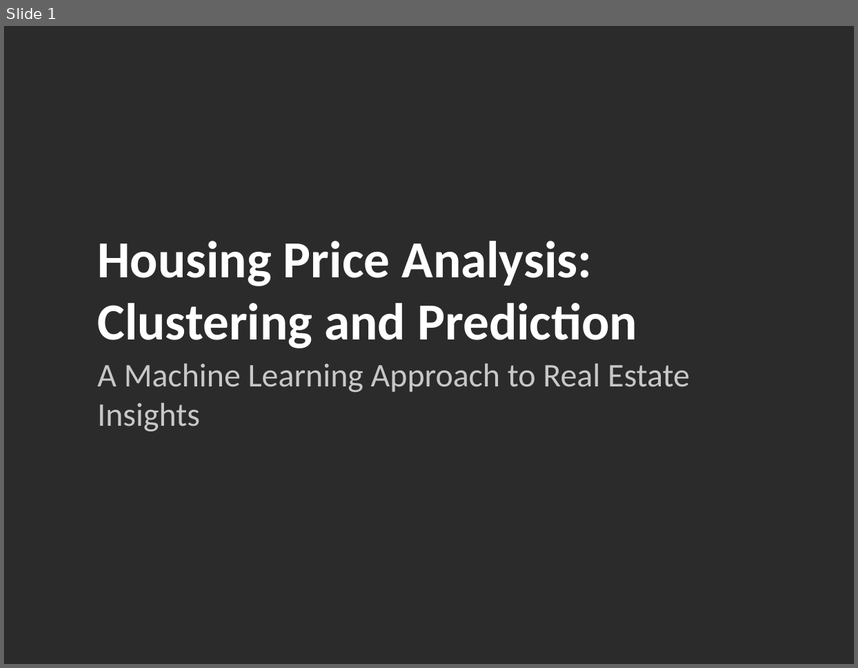
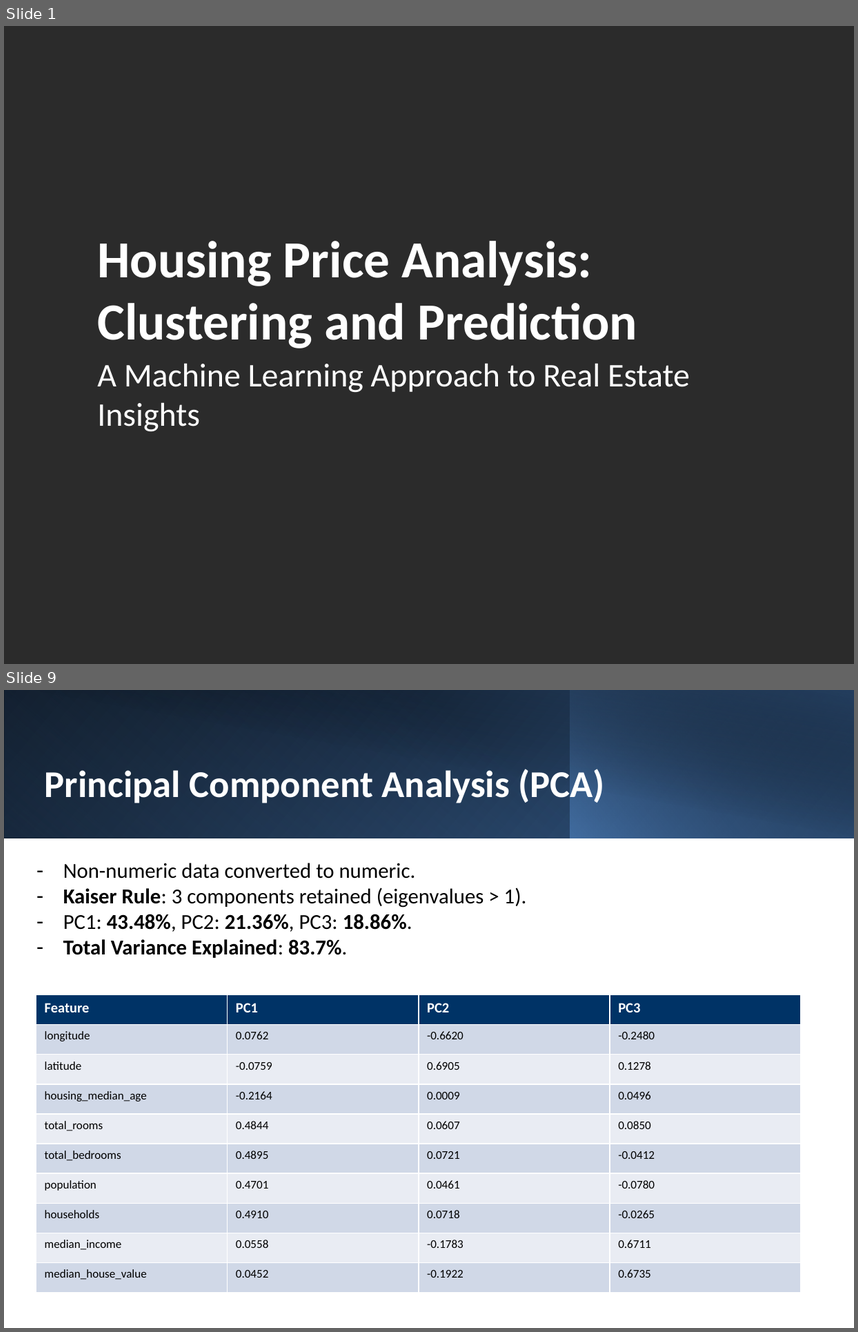
Before and after one commit to Niccolo901/Artificial_intelligence_repo, a slide deck: Housing_Price_Analysis_Presentation.pptx. Shown one above the other, each under a label of ours: slide 1 before the commit, slides 1 and 9 after it; the slides between them are not shown. The pictures are 858x668 and 858x1332 pixels, drawn with LibreOffice and Linux fonts; fonts in the diff are those of the drawing; background and template pictures are left out; a plain dark background stands for a picture behind light text. Boxes give left, top, right and bottom in pixels: in the first picture for what was removed or moved away, otherwise in the second. Text is boxed around its words. In the diff, an @@ line names an element or a change of style, - is before the commit and + after.

```diff
--- a/Housing_Price_Analysis_Presentation.pptx
+++ b/Housing_Price_Analysis_Presentation.pptx
@@ slide 9 added at box(4, 690, 854, 1328), background #FFFFFF @@
@@ rectangle added at box(4, 690, 854, 838), fill gradient #000000 to #376092 @@
@@ rectangle added at box(4, 690, 570, 838), fill gradient #4F81BD to #254061 @@
@@ rectangle added at box(36, 690, 854, 839), fill gradient #000000 to #254061 @@
@@ rectangle added at box(570, 690, 854, 838), fill gradient #4F81BD to #000000 @@
@@ text added at box(45, 765, 605, 803), 32 pt, text #FFFFFF, bold @@
+Principal Component Analysis (PCA)
@@ text added at box(63, 862, 527, 958), 18 pt, text #000000 @@
+– Non-numeric data converted to numeric.
+– Kaiser Rule: 3 components retained (eigenvalues > 1).
+– PC1: 43.48%, PC2: 21.36%, PC3: 18.86%.
+– Total Variance Explained: 83.7%.
@@ table added at box(36, 994, 802, 1292), 10 rows, 4 columns @@
+Feature | PC1 | PC2 | PC3
+longitude | 0.0762 | -0.6620 | -0.2480
+latitude | -0.0759 | 0.6905 | 0.1278
+housing_median_age | -0.2164 | 0.0009 | 0.0496
+total_rooms | 0.4844 | 0.0607 | 0.0850
+total_bedrooms | 0.4895 | 0.0721 | -0.0412
+population | 0.4701 | 0.0461 | -0.0780
+households | 0.4910 | 0.0718 | -0.0265
+median_income | 0.0558 | -0.1783 | 0.6711
+median_house_value | 0.0452 | -0.1922 | 0.6735
@@ slide 1 changed as well @@
@@ text "A Machine Learning Approach to ..." at box(97, 363, 690, 432): text colour #C8C8C8 to #FFFFFF @@
```
Also in this commit, not shown: 2 other slides changed, 19 other slides added, 6 slides removed, 12 other files.
